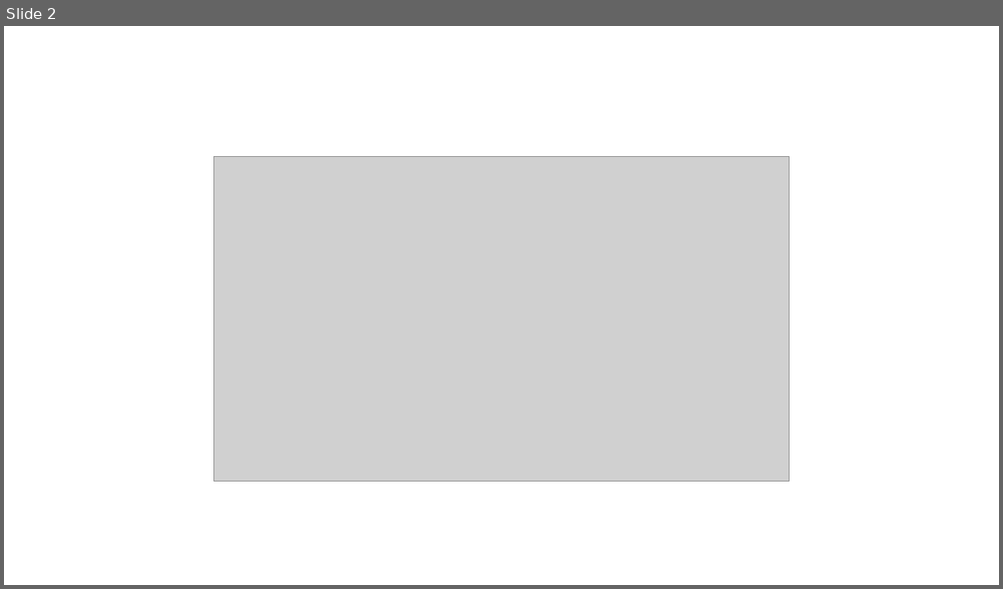
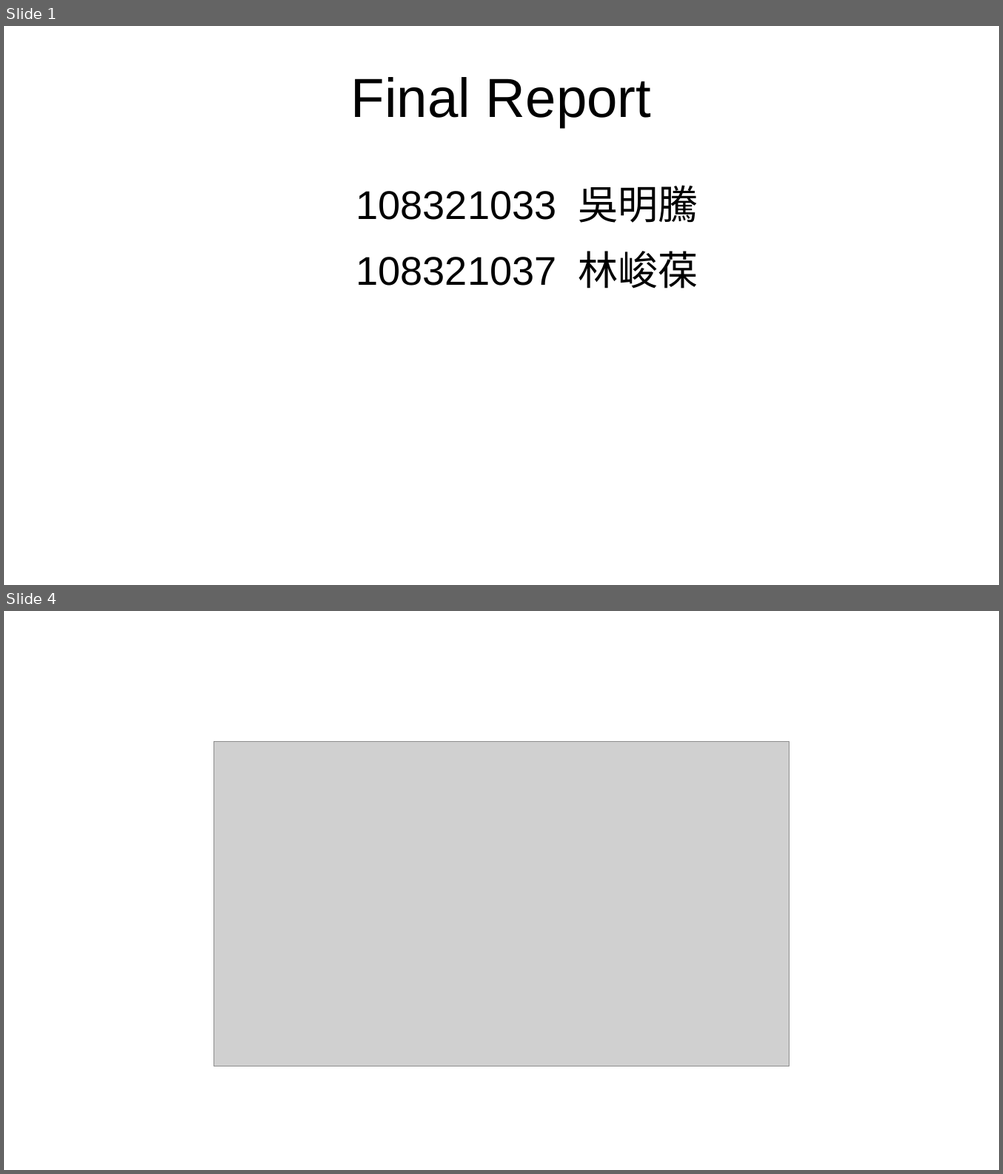
Before and after one commit to MinTimmy/MXNET, a slide deck: Final_Report/Report/Report1.odp. Shown one above the other, each under a label of ours: slide 2 before the commit, slides 1 and 4 after it; the slides between them are not shown. The pictures are 1003x589 and 1003x1174 pixels, drawn with LibreOffice and Linux fonts; fonts in the diff are those of the drawing; grey boxes stand for pictures. Boxes give left, top, right and bottom in pixels: in the first picture for what was removed or moved away, otherwise in the second. Text is boxed around its words. In the diff, an @@ line names an element or a change of style, - is before the commit and + after.

```diff
--- a/Final_Report/Report/Report1.odp
+++ b/Final_Report/Report/Report1.odp
@@ slide 1 added at [4, 26, 999, 585], background #FFFFFF @@
@@ title added at [351, 77, 651, 127], 44 pt, text #000000 @@
+Final Report
@@ text added at [356, 185, 698, 289], 32 pt, text #000000 @@
+108321033 吳明騰
+108321037 林峻葆
@@ what was slide 2 is now slide 4 @@
```
Also in this commit, not shown: 3 slides changed, 4 other slides added, 13 other files.
